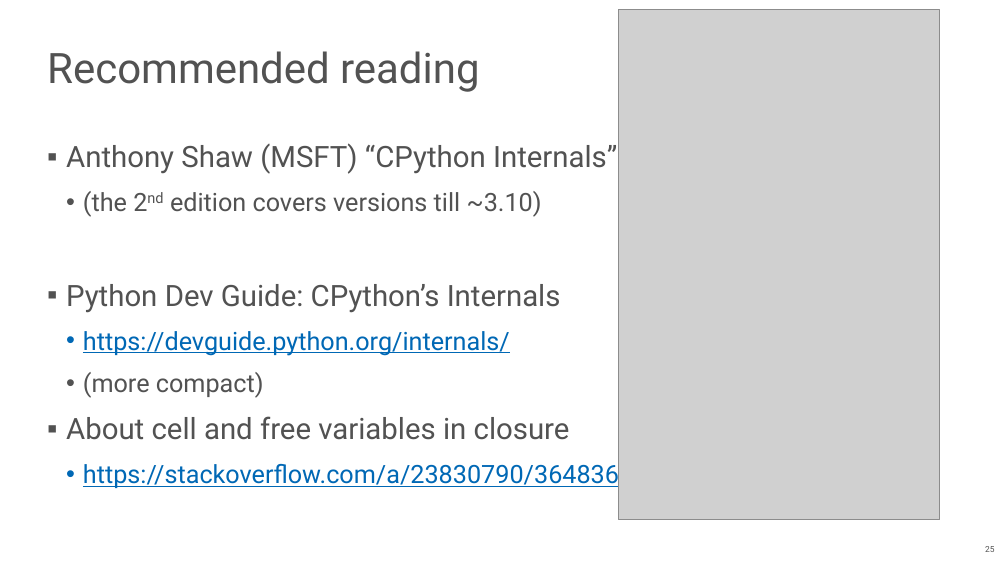
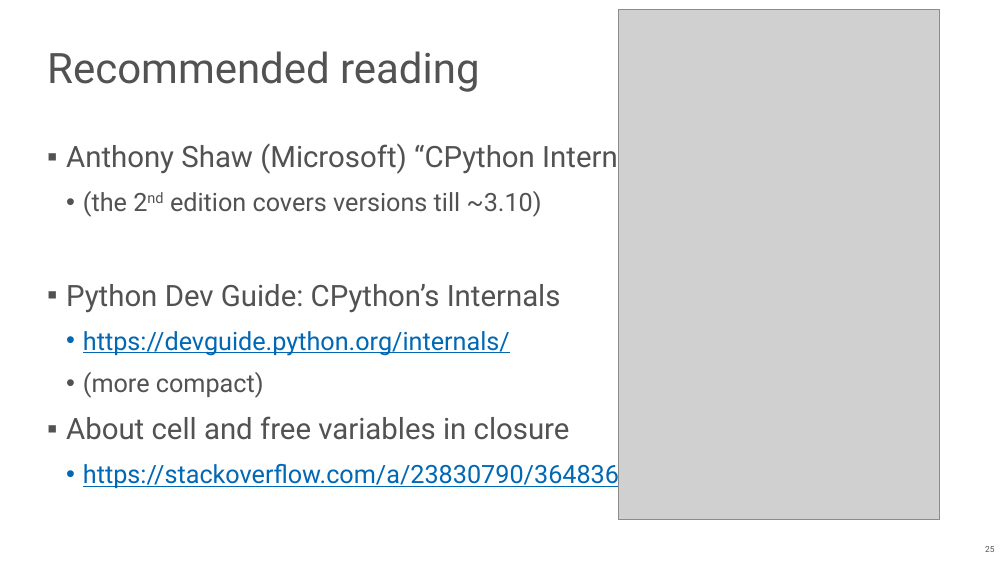
Before and after one commit to NN-complr-tech/Complr-course-lectures, a slide deck: slide 25 of 13-Python-internals-and-JIT-compilers.pptx. Drawn at 1008x567 pixels with LibreOffice and Linux fonts; fonts in the diff are those of the drawing; grey boxes stand for pictures. Boxes give left, top, right and bottom in pixels: in the first picture for what was removed or moved away, otherwise in the second. Text is boxed around its words. In the diff, an @@ line names an element or a change of style, - is before the commit and + after.

```diff
--- a/13-Python-internals-and-JIT-compilers.pptx
+++ b/13-Python-internals-and-JIT-compilers.pptx
@@ text at box(66, 140, 666, 175): text changed @@
-▪ Anthony Shaw (MSFT) “CPython Internals”
+▪ Anthony Shaw (Microsoft) “CPython Internals”
```
Also in this commit, not shown: 10 other slides changed, 1 slide added, 1 slide removed.
